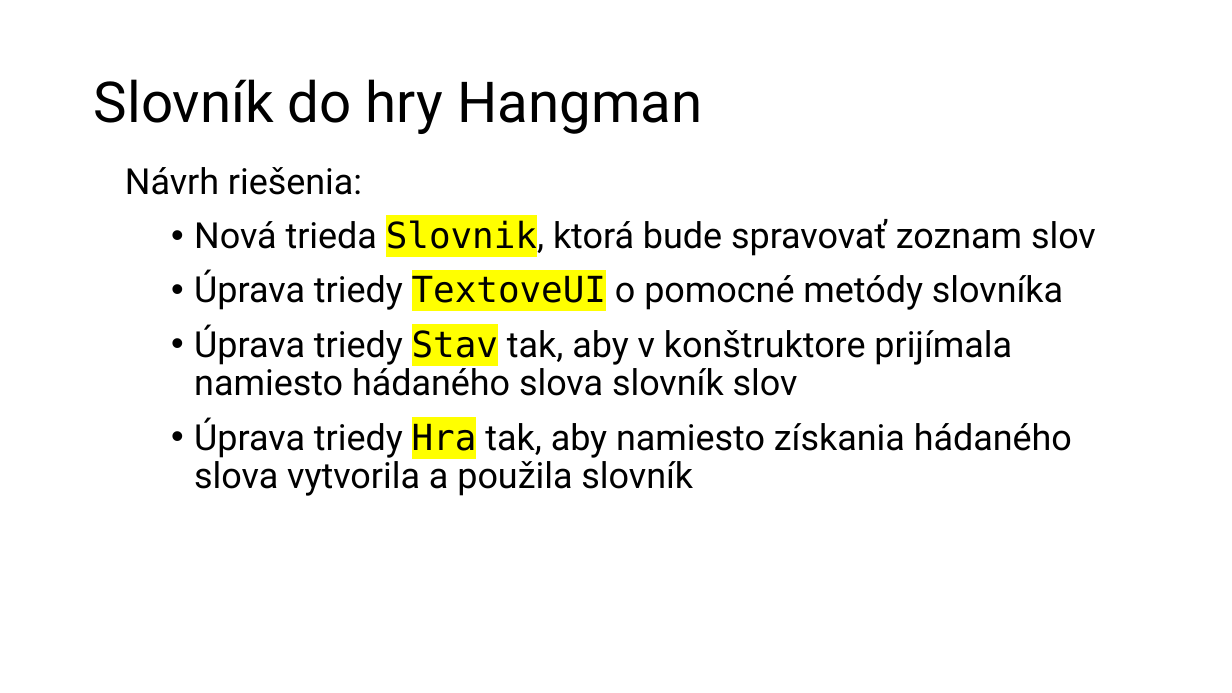
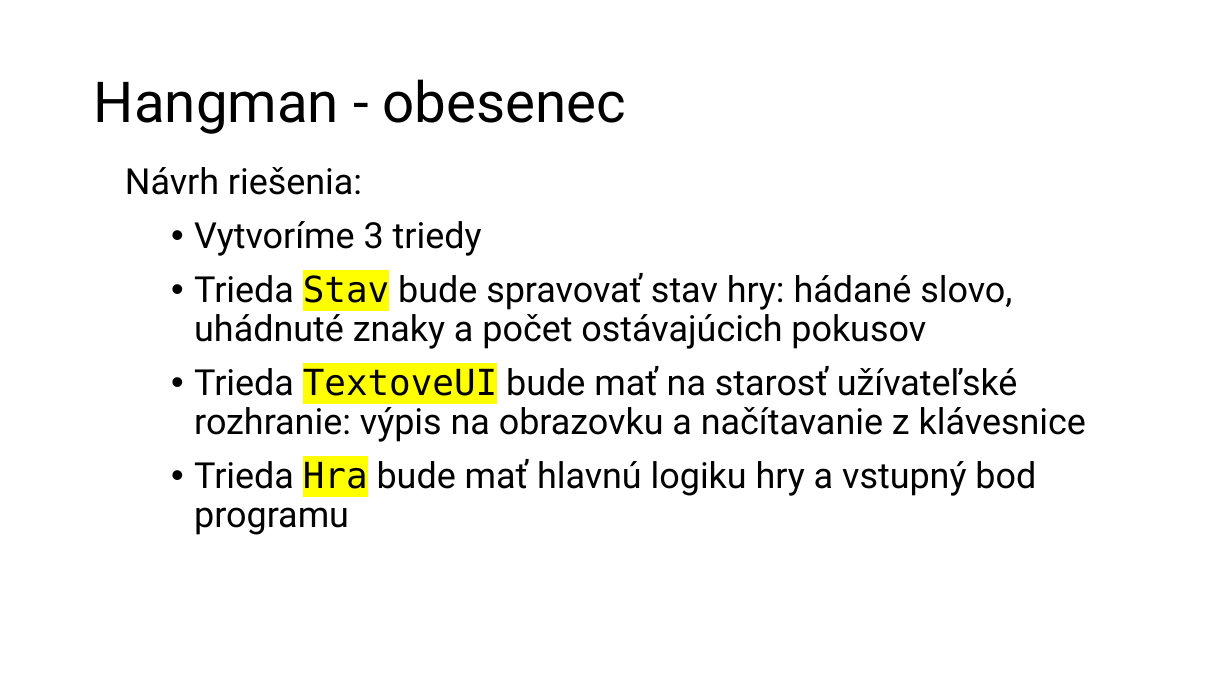
Before and after one commit to wagjo/oop, a slide deck: slide 4 of prezentacie/c08w.pptx. Drawn at 1232x693 pixels with LibreOffice and Linux fonts; fonts in the diff are those of the drawing. Boxes give left, top, right and bottom in pixels: in the first picture for what was removed or moved away, otherwise in the second. Text is boxed around its words. In the diff, an @@ line names an element or a change of style, - is before the commit and + after.

```diff
--- a/prezentacie/c08w.pptx
+++ b/prezentacie/c08w.pptx
@@ title at (x1=94, y1=79, x2=626, y2=134): text changed @@
-Slovník do hry Hangman
+Hangman - obesenec
@@ text at (x1=194, y1=221, x2=1086, y2=535): text changed @@
-  • Nová trieda Slovnik, ktorá bude spravovať zoznam slov
-  • Úprava triedy TextoveUI o pomocné metódy slovníka
-  • Úprava triedy Stav tak, aby v konštruktore prijímala namiesto hádaného slova slovník slov
-  • Úprava triedy Hra tak, aby namiesto získania hádaného slova vytvorila a použila slovník
+  • Vytvoríme 3 triedy
+  • Trieda Stav bude spravovať stav hry: hádané slovo, uhádnuté znaky a počet ostávajúcich pokusov
+  • Trieda TextoveUI bude mať na starosť užívateľské rozhranie: výpis na obrazovku a načítavanie z klávesnice
+  • Trieda Hra bude mať hlavnú logiku hry a vstupný bod programu
```
Also in this commit, not shown: 3 other slides changed, 8 slides added, 7 slides removed, 6 other files.
